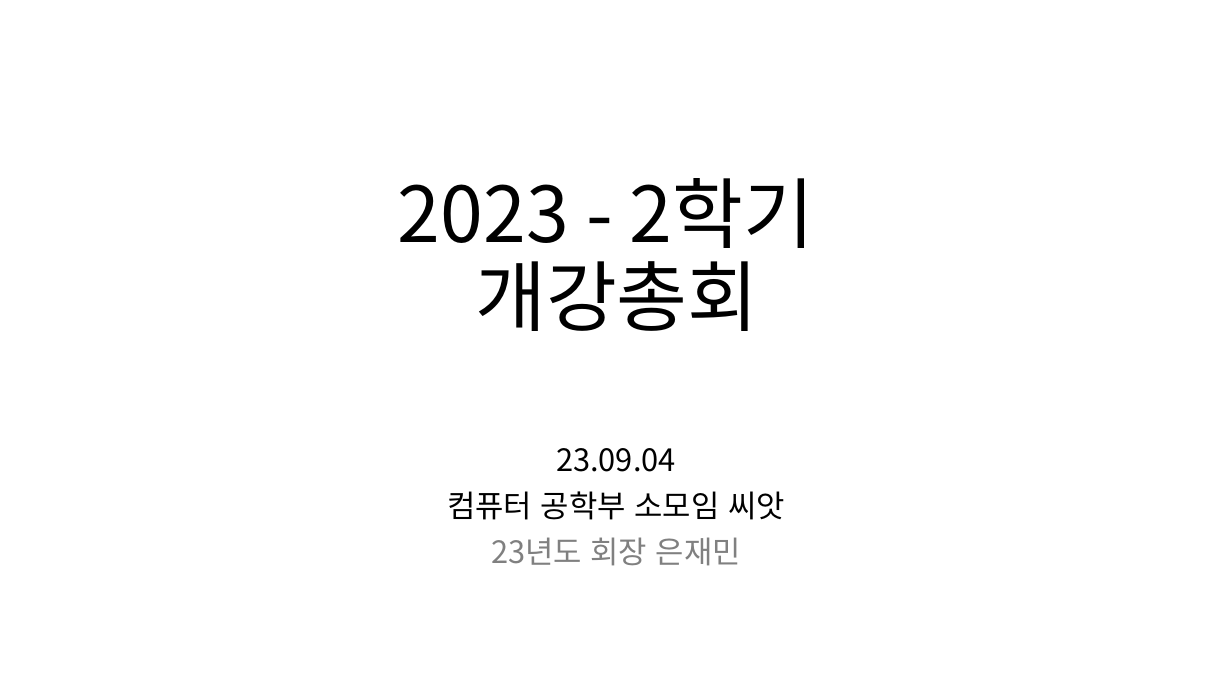
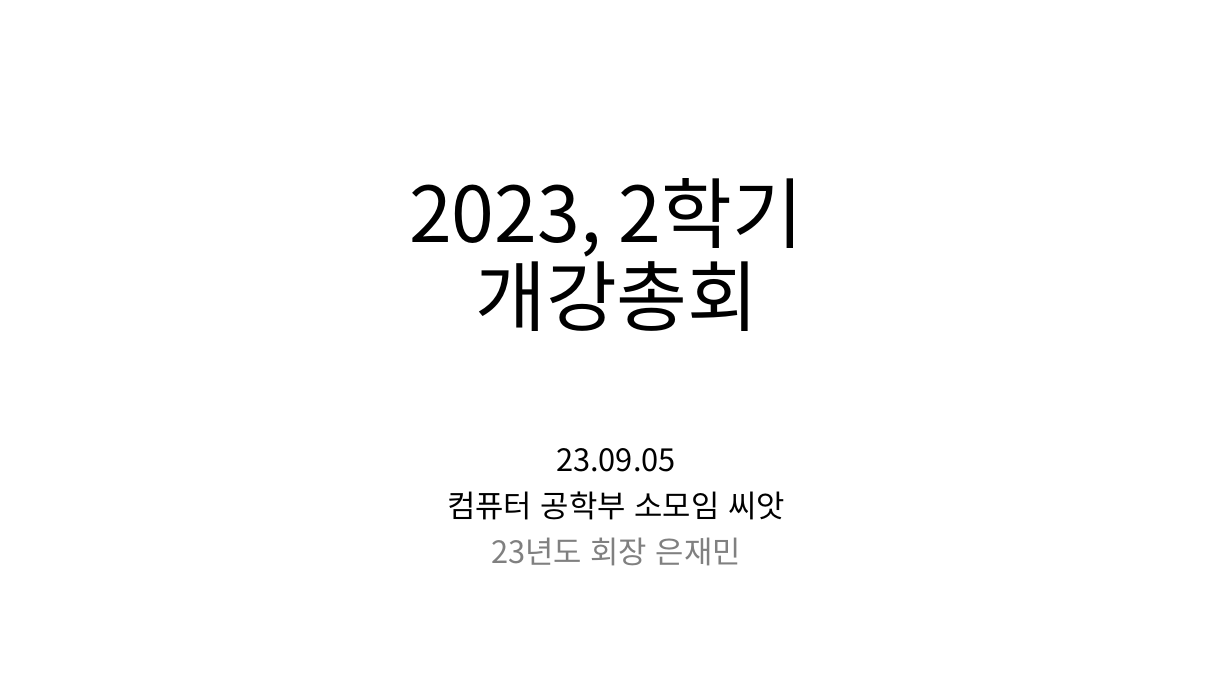
Before and after one commit to jm-kor-00/Seed_23-2nd, a slide deck: slide 1 of 2023 - 2학기 계획.pptx. Drawn at 1232x693 pixels with LibreOffice and Linux fonts; fonts in the diff are those of the drawing. Boxes give left, top, right and bottom in pixels: in the first picture for what was removed or moved away, otherwise in the second. Text is boxed around its words. In the diff, an @@ line names an element or a change of style, - is before the commit and + after.

```diff
--- a/2023 - 2학기 계획.pptx
+++ b/2023 - 2학기 계획.pptx
@@ title at box(409, 178, 803, 331): text changed @@
-2023 - 2학기
-개강총회
+2023, 2학기
+개강총회
@@ subtitle at box(556, 448, 676, 472): text changed @@
-23.09.04
+23.09.05
```
Also in this commit, not shown: 4 other slides changed, 1 other file.
